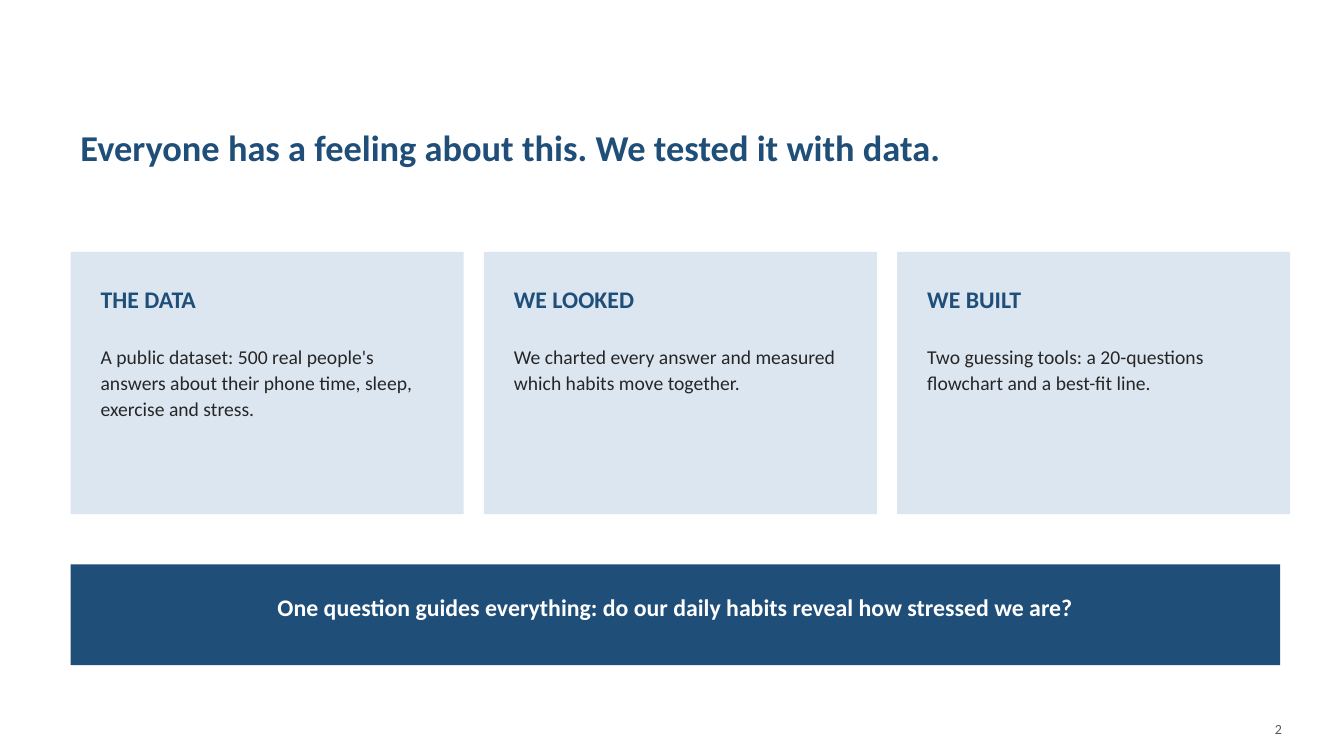
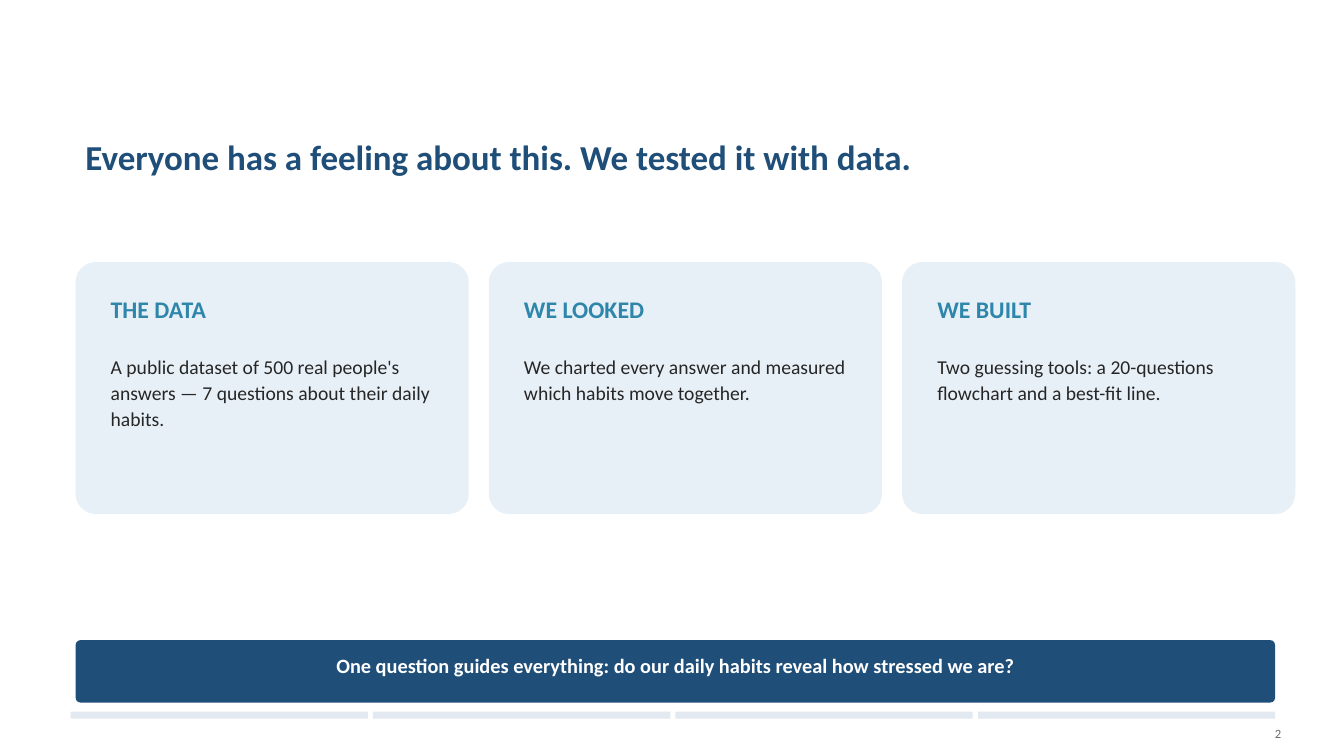
Before and after one commit to jaismine19/social-media-stress-analysis, a slide deck: slide 2 of presentation/Social_Media_Stress_Presentation.pptx. Drawn at 1344x756 pixels with LibreOffice and Linux fonts; fonts in the diff are those of the drawing. Boxes give left, top, right and bottom in pixels: in the first picture for what was removed or moved away, otherwise in the second. Text is boxed around its words. In the diff, an @@ line names an element or a change of style, - is before the commit and + after.

```diff
--- a/presentation/Social_Media_Stress_Presentation.pptx
+++ b/presentation/Social_Media_Stress_Presentation.pptx
@@ text "Everyone has a feeling about ...": place and size @@
-text "Everyone has a feeling about ..." at [80, 135, 940, 167]
+text "Everyone has a feeling about ..." at [85, 145, 911, 176]
@@ text "Everyone has a feeling about ..." at [85, 145, 911, 176]: size 26 to 25 pt @@
@@ rounded rectangle: place and size @@
-rounded rectangle at [71, 252, 464, 514]
+rounded rectangle at [76, 262, 469, 514]
@@ rectangle to rounded rectangle; fill #DCE6F1 to #E8F0F7 in 3 elements at [902, 262, 1296, 514], [76, 262, 469, 514], [489, 262, 882, 514] @@
@@ rounded rectangle: place and size @@
-rounded rectangle at [484, 252, 877, 514]
+rounded rectangle at [489, 262, 882, 514]
@@ rounded rectangle: place and size @@
-rounded rectangle at [897, 252, 1291, 514]
+rounded rectangle at [902, 262, 1296, 514]
@@ text "THE DATA": place and size @@
-text "THE DATA" at [101, 292, 195, 308]
+text "THE DATA" at [111, 302, 205, 318]
@@ text "WE LOOKED": place and size @@
-text "WE LOOKED" at [514, 292, 634, 308]
+text "WE LOOKED" at [524, 302, 645, 318]
@@ text colour #1F4E79 to #2E86AB in 3 elements at [111, 302, 205, 318], [524, 302, 645, 318], [937, 302, 1031, 318] @@
@@ text "WE BUILT": place and size @@
-text "WE BUILT" at [927, 292, 1021, 308]
+text "WE BUILT" at [937, 302, 1031, 318]
@@ text "We charted every answer and ...": place and size @@
-text "We charted every answer and ..." at [514, 350, 835, 394]
+text "We charted every answer and ..." at [524, 360, 845, 404]
@@ text "Two guessing tools: a 20-questions ...": place and size @@
-text "Two guessing tools: a 20-questions ..." at [927, 350, 1203, 390]
+text "Two guessing tools: a 20-questions ..." at [937, 360, 1214, 400]
@@ text at [111, 360, 430, 426]: text changed @@
-A public dataset: 500 real people's answers about their phone time, sleep, exercise and stress.
+A public dataset of 500 real people's answers — 7 questions about their daily habits.
@@ rounded rectangle: place and size @@
-rounded rectangle at [71, 565, 1280, 665]
+rounded rectangle at [76, 640, 1275, 703]
@@ rounded rectangle at [76, 640, 1275, 703]: rectangle to rounded rectangle @@
@@ text "One question guides everything: do ...": place and size @@
-text "One question guides everything: do ..." at [277, 599, 1072, 620]
+text "One question guides everything: do ..." at [336, 658, 1014, 677]
@@ text "One question guides everything: do ..." at [336, 658, 1014, 677]: size 17 to 14.5 pt @@
@@ rectangle added at [71, 712, 368, 719], fill #E3E9F0 @@
@@ rectangle added at [373, 712, 670, 719], fill #E3E9F0 @@
@@ rectangle added at [676, 712, 973, 719], fill #E3E9F0 @@
@@ rectangle added at [978, 712, 1275, 719], fill #E3E9F0 @@
@@ text "2" at [1275, 730, 1281, 738]: size 10 to 9 pt, text colour #595959 to #6B6B6B @@
```
Also in this commit, not shown: 15 other slides changed.
